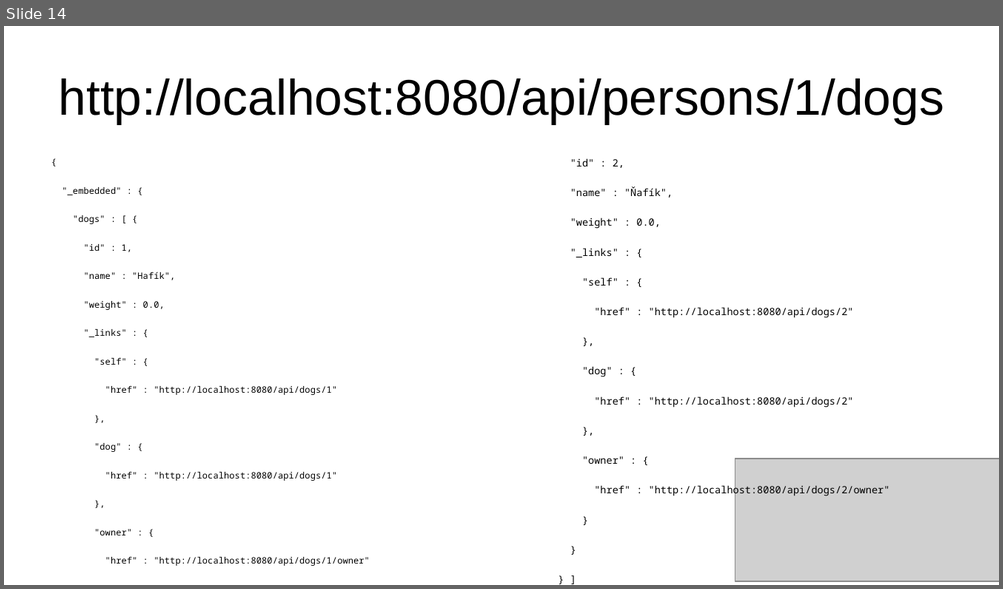
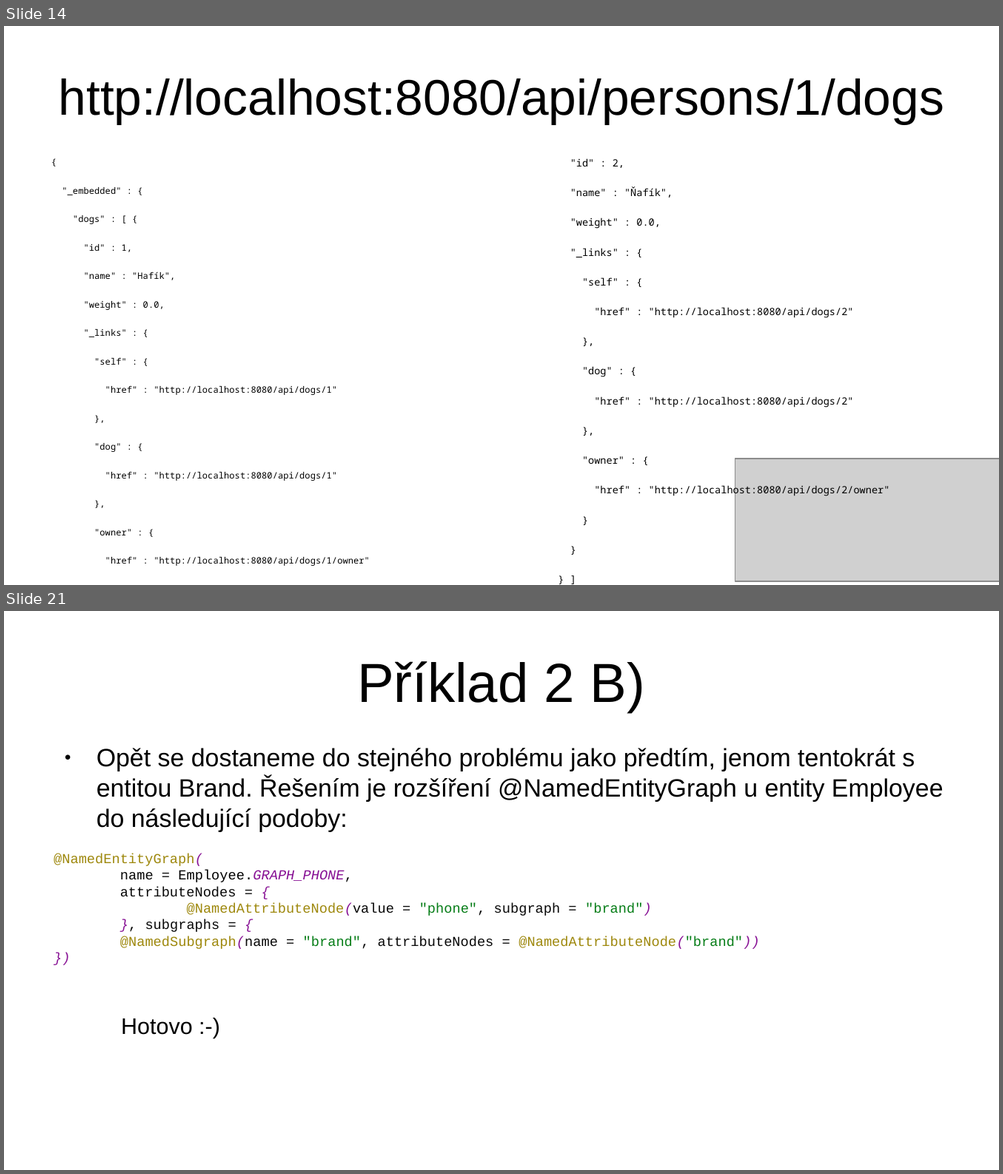
Before and after one commit to jirkapinkas/javadays-2020, a slide deck: spring-data-rest/Prednaska.odp. Shown one above the other, each under a label of ours: slide 14 before the commit, slides 14 and 21 after it; the slides between them are not shown. The pictures are 1003x589 and 1003x1174 pixels, drawn with LibreOffice and Linux fonts; fonts in the diff are those of the drawing; grey boxes stand for pictures. Boxes give left, top, right and bottom in pixels: in the first picture for what was removed or moved away, otherwise in the second. Text is boxed around its words. In the diff, an @@ line names an element or a change of style, - is before the commit and + after.

```diff
--- a/spring-data-rest/Prednaska.odp
+++ b/spring-data-rest/Prednaska.odp
@@ slide 21 added at [4, 611, 999, 1170], background #FFFFFF @@
@@ title added at [357, 661, 644, 712], 44 pt, text #000000 @@
+Příklad 2 B)
@@ text added at [54, 748, 943, 949], 11 pt, text #000000 @@
+● Opět se dostaneme do stejného problému jako předtím, jenom tentokrát s entitou Brand. Řešením je rozšíření @NamedEntityGraph u entity Employee do následující podoby:
+@NamedEntityGraph(
+name = Employee.GRAPH_PHONE,
+attributeNodes = {
+@NamedAttributeNode(value = "phone", subgraph = "brand")
+}, subgraphs = {
+@NamedSubgraph(name = "brand", attributeNodes = @NamedAttributeNode("brand"))
+})
@@ text added at [121, 1019, 192, 1035], 18 pt, text #000000 @@
+Hotovo :-)
```
Also in this commit, not shown: 1 slide changed, 6 other slides added, 1 slide removed, 9 other files.
